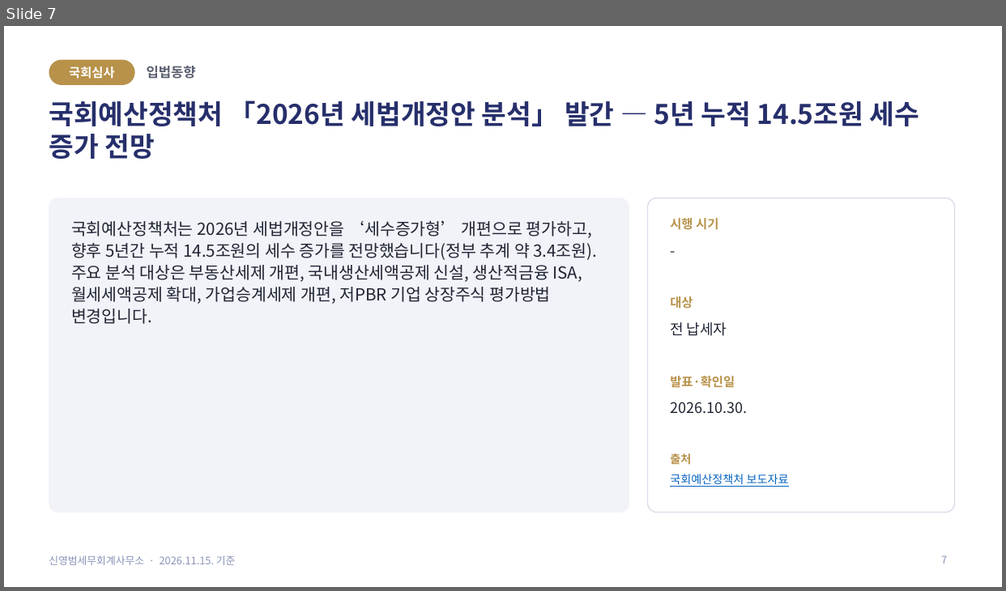
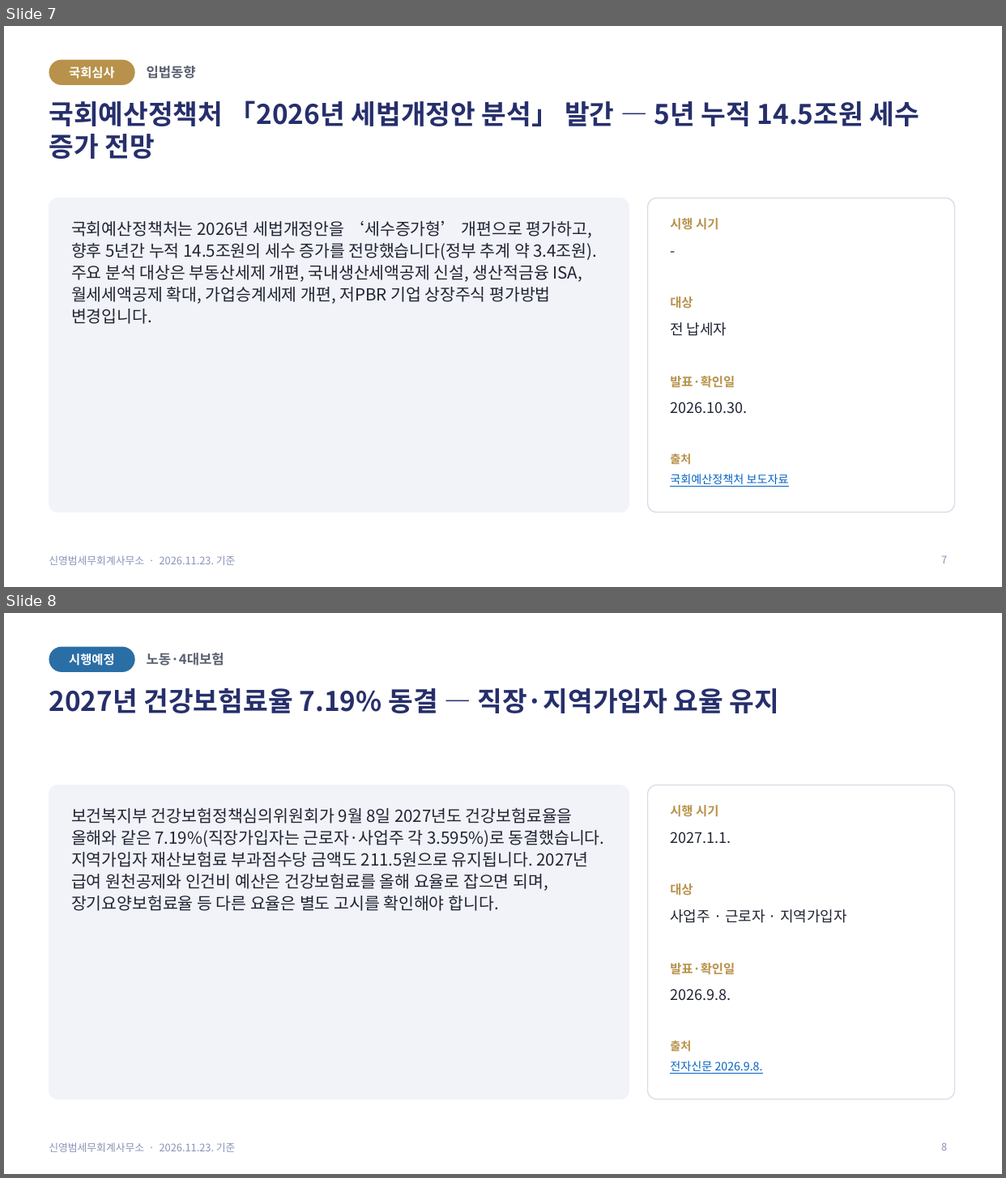
Before and after one commit to ctasyb-design/ctasyb-design.github.io, a slide deck: files/tax-law-update.pptx. Shown one above the other, each under a label of ours: slide 7 before the commit, slides 7 and 8 after it. The pictures are 1006x591 and 1006x1178 pixels, drawn with LibreOffice and Linux fonts; fonts in the diff are those of the drawing. Boxes give left, top, right and bottom in pixels: in the first picture for what was removed or moved away, otherwise in the second. Text is boxed around its words. In the diff, an @@ line names an element or a change of style, - is before the commit and + after.

```diff
--- a/files/tax-law-update.pptx
+++ b/files/tax-law-update.pptx
@@ slide 8 added at (4, 613, 1002, 1174), background #FFFFFF; not listed: 1 template element that a slide beside it also shows @@
@@ rounded rectangle added at (49, 647, 135, 672), fill #2A6EA6, 12 pt, text #FFFFFF, bold @@
+시행예정
@@ text added at (147, 653, 224, 666), 13 pt, text #5A6070, bold @@
+노동·4대보험
@@ text added at (49, 688, 779, 713), 26 pt, text #262F6B, bold @@
+2027년 건강보험료율 7.19% 동결 — 직장·지역가입자 요율 유지
@@ rounded rectangle added at (49, 786, 629, 1100), fill #F2F3F8, outline #F2F3F8 0.5 pt @@
@@ rounded rectangle added at (648, 786, 955, 1100), fill #FFFFFF, outline #D9DCE8 1 pt @@
@@ text added at (670, 805, 718, 817), 12 pt, text #B8924A, bold @@
+시행 시기
@@ text added at (71, 808, 605, 911), 16 pt, text #1F2433 @@
+보건복지부 건강보험정책심의위원회가 9월 8일 2027년도 건강보험료율을 올해와 같은 7.19%(직장가입자는 근로자·사업주 각 3.595%)로 동결했습니다. 지역가입자 재산보험료 부과점수당 금액도 211.5원으로 유지됩니다. 2027년 급여 원천공제와 인건비 예산은 건강보험료를 올해 요율로 잡으면 되며, 장기요양보험료율 등 다른 요율은 별도 고시를 확인해야 합니다.
@@ text added at (670, 832, 731, 843), 14 pt, text #1F2433 @@
+2027.1.1.
@@ text added at (670, 884, 692, 896), 12 pt, text #B8924A, bold @@
+대상
@@ text added at (670, 909, 847, 923), 14 pt, text #1F2433 @@
+사업주 · 근로자 · 지역가입자
@@ text added at (670, 963, 735, 975), 12 pt, text #B8924A, bold @@
+발표·확인일
@@ text added at (670, 989, 731, 1000), 14 pt, text #1F2433 @@
+2026.9.8.
@@ text added at (670, 1041, 691, 1051), 11 pt, text #B8924A, bold @@
+출처
@@ text added at (670, 1061, 763, 1074), 11 pt, text #0563C1, underline @@
+전자신문 2026.9.8.
@@ page number added at (941, 1143, 947, 1151), 10 pt, text #8A93B8 @@
+8
@@ slide 7 changed as well @@
@@ text at (49, 556, 236, 565): text changed @@
-신영범세무회계사무소 · 2026.11.15. 기준
+신영범세무회계사무소 · 2026.11.23. 기준
```
Also in this commit, not shown: 24 other slides changed, 1 other slide added.
